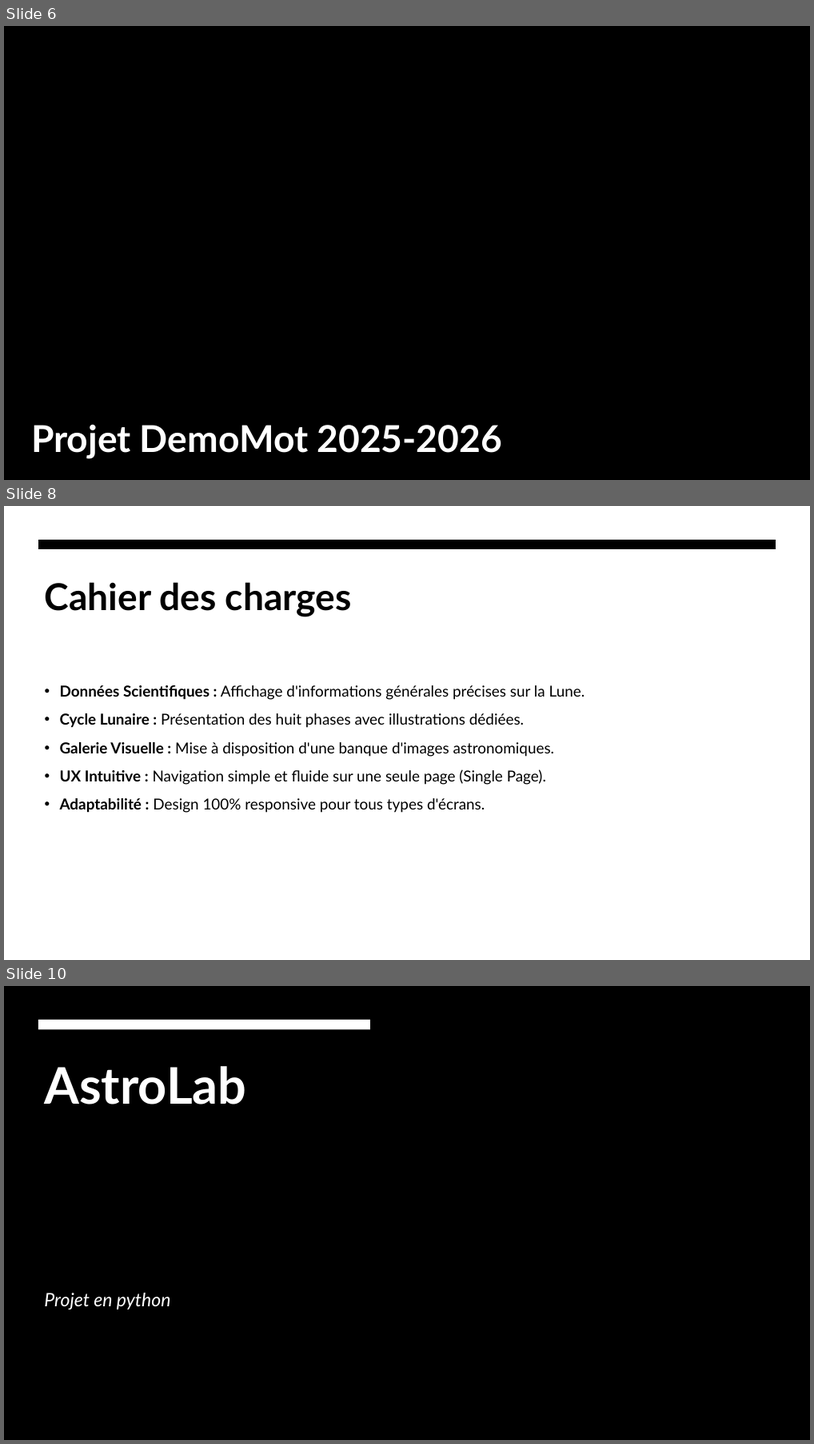
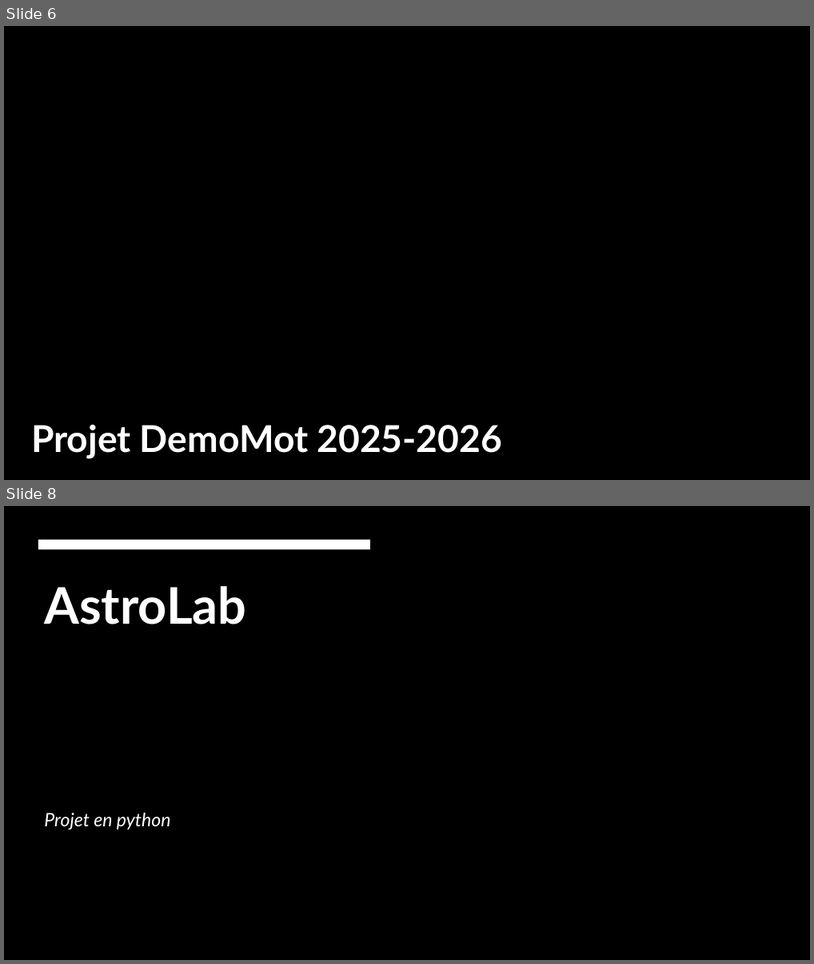
Before and after one commit to Agashae/SitesWeb, a slide deck: MoonWebsite/annexe/Presentation.pptx. Shown one above the other, each under a label of ours: slides 6, 8 and 10 before the commit, slides 6 and 8 after it; the slides between them are not shown. The pictures are 814x1444 and 814x964 pixels, drawn with LibreOffice and Linux fonts; fonts in the diff are those of the drawing; background and template pictures are left out. Boxes give left, top, right and bottom in pixels: in the first picture for what was removed or moved away, otherwise in the second. Text is boxed around its words. In the diff, an @@ line names an element or a change of style, - is before the commit and + after.

```diff
--- a/MoonWebsite/annexe/Presentation.pptx
+++ b/MoonWebsite/annexe/Presentation.pptx
@@ slide 8 removed at [4, 506, 810, 960], background #FFFFFF @@
@@ freeform shape removed at [38, 540, 777, 549] @@
@@ title removed at [45, 582, 352, 617] @@
-Cahier des charges
@@ text removed at [60, 685, 586, 812] @@
-• Données Scientifiques : Affichage d'informations générales précises sur la Lune.
-• Cycle Lunaire : Présentation des huit phases avec illustrations dédiées.
-• Galerie Visuelle : Mise à disposition d'une banque d'images astronomiques.
-• UX Intuitive : Navigation simple et fluide sur une seule page (Single Page).
-• Adaptabilité : Design 100% responsive pour tous types d'écrans.
@@ what was slide 10 is now slide 8 @@
```
Also in this commit, not shown: 6 slides changed, 1 slide added, 1 other slide removed, 5 other files.
